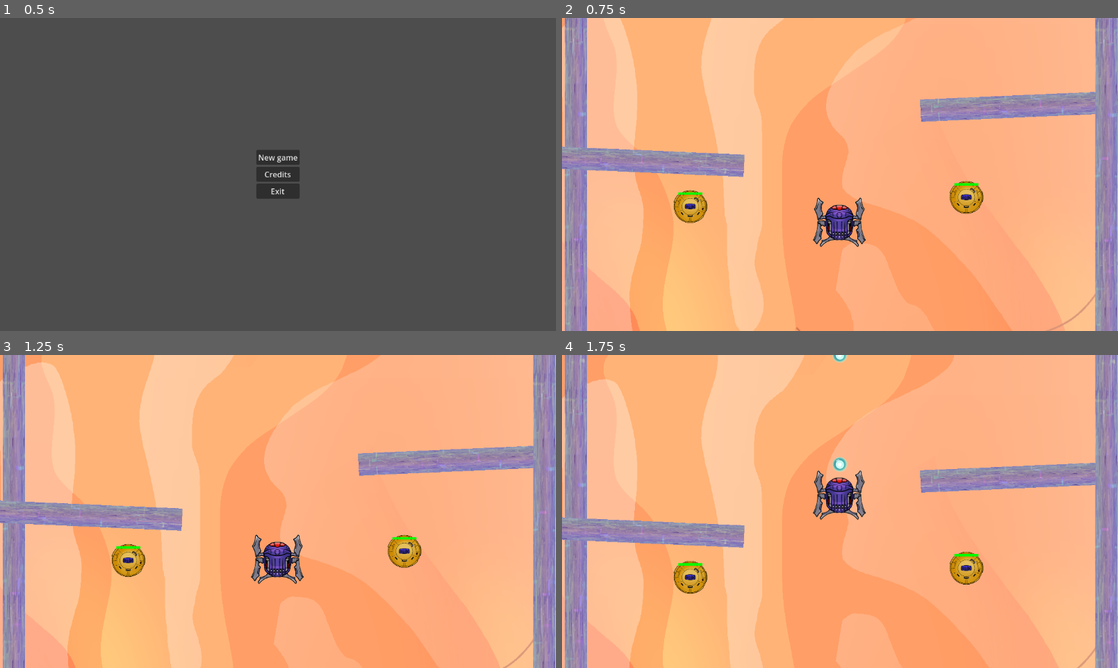
Above: before the commit, frames 1-4 (two rows, left to right).
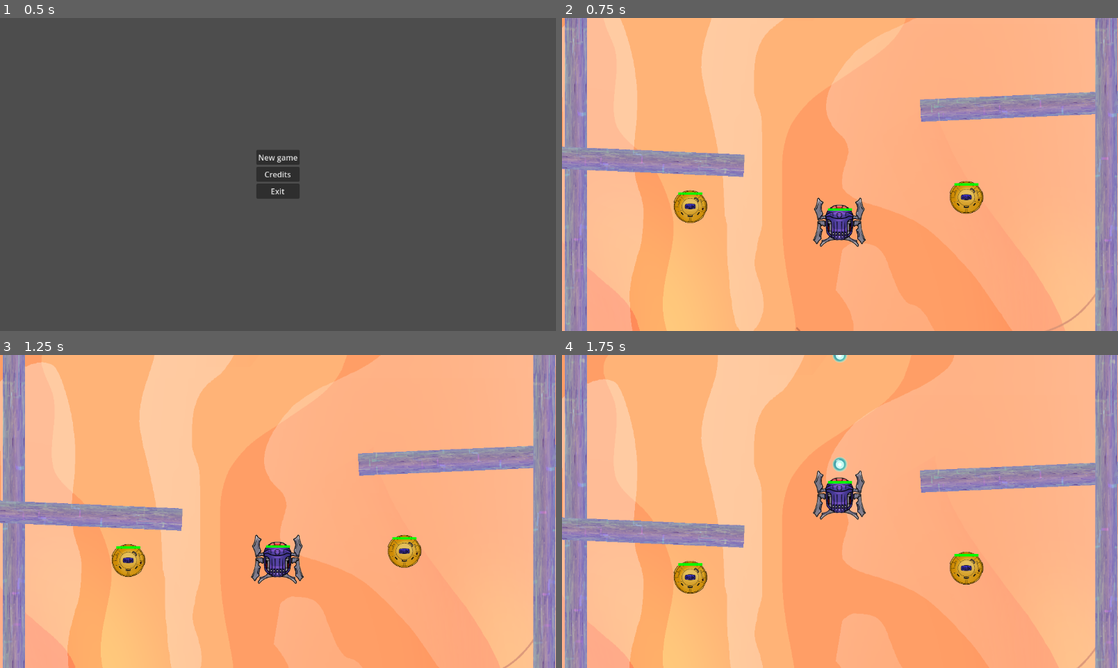
Above: after the commit, the same moments.

Repository: Jagholin/bullethell_jam_entry
Game: Godot game, scene res://scenes/main.tscn
Same seed, same stepped clock (60 frames per second), same inputs: the game is played once before the commit and once after it.
Inputs:
- Up to frame 1 (0.5 s): no input
- Up to frame 2 (0.75 s): click "New game" at 0.5 s
- Up to frame 3 (1.25 s): no input
- Up to frame 4 (1.75 s): hold W (up) from 1.28 s (still down); hold Space (fire) from 1.28 s (still down)

Frame 1 is identical in both runs. In frame 2, less than 0.1% of the frame differs, in the area x 47-53%, y 60-62%; in frame 3, less than 0.1%; in frame 4, less than 0.1%.

Commit message:
respawn player in the middle of the screen upon death

Diff:
--- a/scenes/entities/player.tscn
+++ b/scenes/entities/player.tscn
@@ -39,7 +39,6 @@
 shape = SubResource("CapsuleShape2D_35rgc")
 
 [node name="DamageableComponent" parent="." instance=ExtResource("3_i47pl")]
-immune = true
 
 [node name="ProjectileSpawner" parent="." instance=ExtResource("4_t8dnc")]
 position = Vector2(0, -27)
--- a/scripts/global.gd
+++ b/scripts/global.gd
@@ -5,6 +5,13 @@
 var entities_destroyed_count: int = 0
 var grazes_count: int = 0
 var hits_count: int = 0
+var death_counter: int = 0
+
+signal death_counter_changed
+
+func increment_death_counter():
+	death_counter += 1
+	death_counter_changed.emit()
 
 func check_progress():
 	if enemies_destroyed_count == 10:
--- a/scripts/scenes/components/damageable.gd
+++ b/scripts/scenes/components/damageable.gd
@@ -8,7 +8,13 @@
 
 @onready var progress_bar = $ProgressBar
 
-@export var health = 10
+@export var health = 10:
+	set(new_value):
+		if new_value == health:
+			return
+		health = new_value
+		if progress_bar:
+			progress_bar.value = health
 @export var max_health = 10
 @export var immune = false:
 	set(new_value):
--- a/scripts/scenes/entities/player.gd
+++ b/scripts/scenes/entities/player.gd
@@ -30,9 +30,12 @@
 @export var IMPACT_ENERGY: float = 10
 
 var level_velocity: Vector2
+var current_level: BaseLevel
 var attached_npcs: Array[RigidBody2D] = []
+var user_controlled: bool = true
 
 @onready var spawner: ProjectileSpawnerComponent = $ProjectileSpawner
+@onready var damage_component: DamageableComponent = $DamageableComponent
 
 func _exit_tree():
 	# we are exiting the tree, so deregister from the provider
@@ -40,21 +43,26 @@
 
 func _ready():
 	spawner.projectiles_parent = projectile_parent
+	user_controlled = true
 	self.set_motion_mode(CharacterBody2D.MOTION_MODE_FLOATING)
 
 	PlayerProvider.set_player(self)
+	LevelProvider.on_level_initialized(func(level: BaseLevel): current_level = level)
 
 func _input(event):
+	if not user_controlled:
+		return
 	if event.is_action_pressed(&"fire"):
 		spawner.active = true
 	if event.is_action_released(&"fire"):
 		spawner.active = false
 
 func _physics_process(delta):
-	var direction: Vector2 = Input.get_vector("left", "right", "up", "down")
+	if user_controlled:
+		var direction: Vector2 = Input.get_vector("left", "right", "up", "down")
 
-	velocity.x = move_toward(velocity.x, SPEED * direction.x, ACCELERATION*delta)
-	velocity.y = move_toward(velocity.y, SPEED * direction.y, ACCELERATION*delta)
+		velocity.x = move_toward(velocity.x, SPEED * direction.x, ACCELERATION*delta)
+		velocity.y = move_toward(velocity.y, SPEED * direction.y, ACCELERATION*delta)
 
 	var collision_info: KinematicCollision2D = move_and_collide(velocity * delta)
 	if collision_info:
@@ -62,7 +70,9 @@
 		if other:
 			other.apply_impulse(-1.0 * collision_info.get_normal() * IMPACT_ENERGY)
 		velocity = velocity.bounce(collision_info.get_normal()) * BOUNCE_ABSORTION
-	move_and_collide(level_velocity * delta)
+
+	if user_controlled:
+		move_and_collide(level_velocity * delta)
 
 func attach_npc(npc: RigidBody2D):
 	#var newSpring := DampedSpringJoint2D.new()
@@ -72,3 +82,31 @@
 	#newSpring.length = 100
 	#add_child(newSpring)
 	attached_npcs.push_back(npc)
+
+func destroy():
+	Global.increment_death_counter()
+	user_controlled = false
+	spawner.active = false
+	var collisionMask := collision_mask
+	var collisionLayers := collision_layer
+	collision_mask = 0
+	collision_layer = 0
+	hide()
+	# "respawn" in the middle of the screen
+
+	damage_component.health = damage_component.max_health
+	damage_component.immune = true
+	velocity = Vector2.ZERO
+	var camera := current_level.camera
+	global_position = camera.get_screen_center_position()
+	await get_tree().create_timer(0.8).timeout
+
+	show()
+	user_controlled = true
+	collision_mask = collisionMask
+	collision_layer = collisionLayers
+	if Input.is_action_pressed("fire"):
+		spawner.active = true
+	await get_tree().create_timer(1.0).timeout
+
+	damage_component.immune = false
